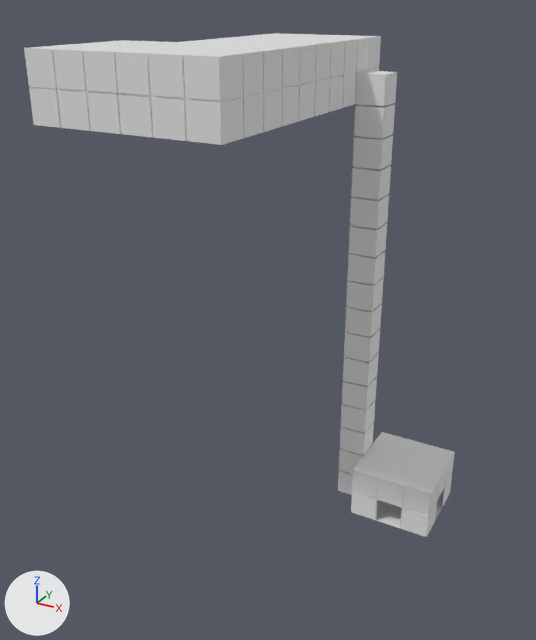
One commit to the Blender file Assets/Exports/MainEntrance.blend: the scene before it, then after it.
One viewpoint serves both versions: a 50 mm lens placed at (15.8, -46.8, 36.5), pointed at (-7.9, -3.7, 15.0). Every picture has the same lights, and +X, +Y and +Z are marked at lower left.
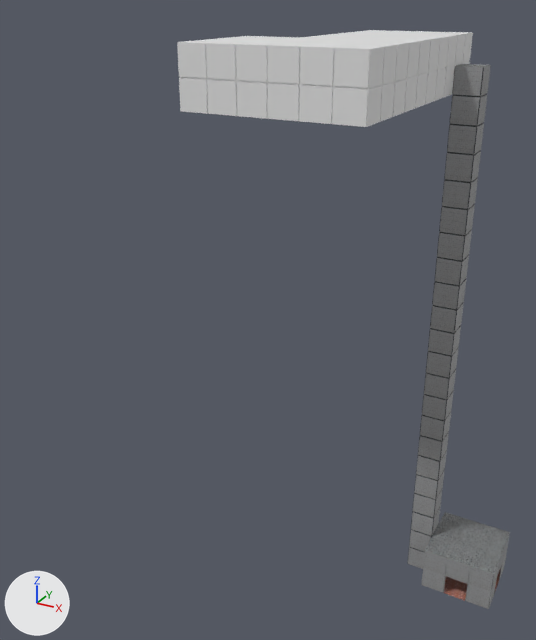
The newer file is also turned or shifted as a whole; pictures and numbers use the older file's frame.

What differs and where, as boxes [x1, y1, x2, y2] in the pictures (536 x 640 px; the box of a moved part takes in the faces that stretch with it):
'Cube.028', deleted
    before: [24, 40, 300, 145]
'Cube.008', reshaped (23% wider)
    before: [184, 33, 381, 121]
    after: [177, 36, 420, 127]
'Room.002', added
    after: [407, 64, 491, 569]
    faces in mat_wall_006 (picture img_9_concrete_dirt_plates_wall_texture_seamless_jpg_006): [408, 65, 491, 569]
    faces in mat_material_022 (its picture is missing): [407, 67, 487, 563]
'Cube.009', deleted
    before: [338, 70, 397, 495]
'Cube.025', reshaped (14% narrower, 8% shorter)
    before: [351, 432, 455, 537]
    after: [421, 512, 510, 609]
'Cube.001', added
    after: [300, 30, 473, 108]
part 1 of me_cube_051, moved or reshaped
    before: [243, 33, 381, 121]
    after: [237, 39, 420, 127]
part 2 of me_cube_039, added
    after: [421, 512, 510, 609]
part 3 of me_cube_039, deleted
    before: [351, 432, 455, 537]

Diff of the bpy script that builds the scene:
```diff
--- a/Assets/Exports/MainEntrance.blend.py
+++ b/Assets/Exports/MainEntrance.blend.py
@@ me_cube_039 @@
 # used by ob_cube_025; location = (0.0, 0.0, 0.0); scale = (2.0, 2.0, 0.2)
-me_cube_039.from_pydata(...)  # 272 vertices, 250 faces; spans x -0.5..2.5, y -1.5..1.5, z 0.2..19.8
+me_cube_039.from_pydata(...)  # 336 vertices, 178 faces; spans x 1.5..4.5, y 2.5..5.5, z -59.8..-40.2
+# me_cube_039 part 2: 336 vertices added at x 1.5..4.5, y 2.5..5.5, z -59.8..-40.2
+# me_cube_039 part 3: 272 vertices removed from x -0.5..2.5, y -1.5..1.5, z 0.2..19.8
+me_cube_039.materials.append(mat_wall_042)  # picture img_9_concrete_dirt_plates_wall_texture_seamless_jpg_042
+me_cube_039.materials.append(mat_floor_042)  # picture img_download_jpg_042
+me_cube_039.materials.append(mat_ceiling_042)  # picture img_istockphoto_615119312_612x612_jpg_042
@@ me_cube_051 @@
 # used by ob_cube_008; location = (0.0, 0.0, 0.0); scale = (-2.0, -2.0, 0.2)
-me_cube_051.from_pydata(...)  # 788 vertices, 566 faces; spans x 1.5..5.5, y -1.5..4.5, z 150.2..169.8
+me_cube_051.from_pydata(...)  # 788 vertices, 567 faces; spans x -0.5..5.5, y 0.5..4.5, z 150.3..169.8
+# me_cube_051 part 1: 70 vertices moved from x 1.5..3.5, y -1.5..1.5, z 150.2..169.8 to x -0.5..2.5, y 0.5..2.5, z 150.3..169.8; 256 vertices removed from x 1.5..5.5, y -1.5..4.5, z 150.2..169.8; 256 vertices added at x -0.5..5.5, y 0.5..4.5, z 150.3..169.8
 me_cube_051.materials.append(mat_material_045)
@@ ob_cube_009 @@
-ob_cube_009 = bpy.data.objects.new('Cube.009', me_cube_023)
@@ ob_cube_028 @@
-ob_cube_028 = bpy.data.objects.new('Cube.028', me_cube_046)
@@ ob_cube_001 @@
+ob_cube_001 = bpy.data.objects.new('Cube.001', me_cube_003)  # 788 vertices, 566 faces; spans x -12.0..-4.0, y -9.0..3.0, z 42.05..45.95; in mat_material_001 (its picture is missing)
+ob_cube_001.location = (5.0, 8.0, -12.0)
@@ ob_room_002 @@
+ob_room_002 = bpy.data.objects.new('Room.002', me_cube_001)  # 696 vertices, 600 faces; spans x -4.0..-2.0, y -1.0..1.0, z 0.0..44.0; in mat_wall_006 (picture img_9_concrete_dirt_plates_wall_texture_seamless_jpg_006), mat_floor_006 (picture img_download_jpg_006), mat_ceiling_006 (picture img_istockphoto_615119312_612x612_jpg_006), mat_material_022 (its picture is missing)
+ob_room_002.location = (5.0, 8.0, -12.0)
```
